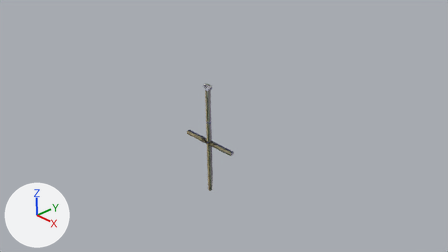
What one commit did to the Blender file Blender/arkanoid.blend.
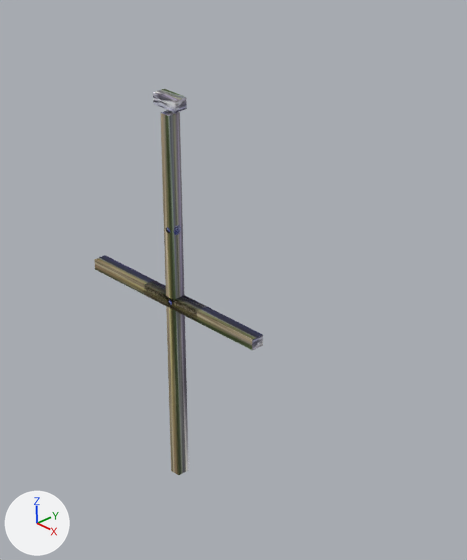
Old and new are each drawn from the file's camera 'Camera' and again close up on the part from 36% to 65% of the width and 23% to 85% of the height. The axes (+X, +Y, +Z) are drawn at lower left. The lights are the same throughout. The same objects are shown in both versions, whatever each file hides.
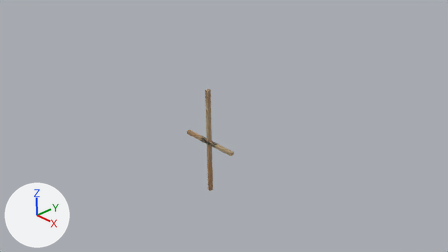
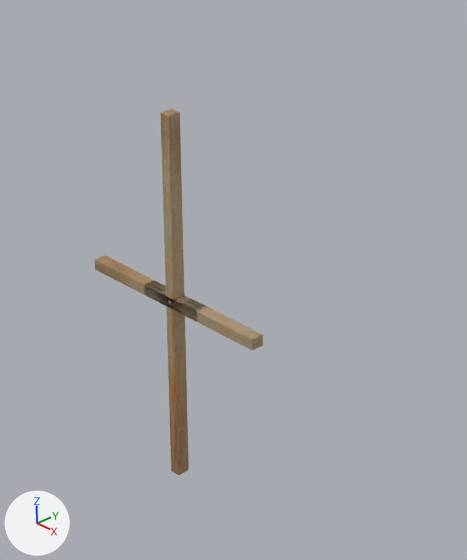
Where the newer file only moved an object's origin or applied its transform, the numbers keep the older frame.

What the commit changed:
Picture 'arkanoid_brick.png' (img_arkanoid_brick_png) is new.
Picture 'arkanoid_side_wall.001' (img_arkanoid_side_wall_001) is new.
Material 'arkanoid_brick.png' (mat_arkanoid_brick_png) is new.
Its texture is img_arkanoid_brick_png.
Material 'arkanoid_side_wall.001' (mat_arkanoid_side_wall_001) is new.
Its texture is img_arkanoid_side_wall_001.
me_cube_005 has 8 vertices, 6 faces and spans x -0.715..0.715, y -0.045..0.045, z -0.038..0.038.
me_cube_005 is used by ob_cube_005; location (0.0, 0.0, 0.0); scale (1.05, 1.0, 1.0).
me_cube_005 no longer uses material mat_arkanoid_ball (picture img_arkanoid_ball).
me_cube_005 part 1: texture (UV) coordinates of 6 of 6 faces, centred in x -0.715..0.715, y -0.045..0.045, z -0.038..0.038, changed; they spanned u 0.17..0.29, v 0.42..0.51 and now span u 0.04..1.33, v 0.5..0.99.
me_cube_005 now uses material mat_arkanoid_side_wall_001 (picture img_arkanoid_side_wall_001).
me_cube_000 has 8 vertices, 6 faces and spans x -0.04..0.04, y -0.05..0.05, z -1.3..1.3.
me_cube_000 is used by ob_cube_004; location (0.0, 0.0, 0.0).
me_cube_000 no longer uses material mat_arkanoid_ball (picture img_arkanoid_ball).
me_cube_000 part 2: texture (UV) coordinates of 6 of 6 faces, centred in x -0.04..0.04, y -0.05..0.05, z -1.3..1.3, changed; they spanned u 0.17..0.29, v 0.42..0.51 and now span u 0.0..0.99, v 0.0..1.0.
me_cube_000 now uses material mat_arkanoid_side_wall_001 (picture img_arkanoid_side_wall_001).
me_cube_003 has 8 vertices, 6 faces and spans x -1.0..1.0, y -1.0..1.0, z -1.0..1.0.
me_cube_003 is used by ob_cube_002; location (0.0, 0.0, 1.372); scale (0.1, 0.045, 0.0377).
me_cube_003 no longer uses material mat_arkanoid_ball (picture img_arkanoid_ball).
me_cube_003 part 3: the whole mesh is moved by (0.0, 0.0, -36.42).
me_cube_003 now uses material mat_arkanoid_brick_png (picture img_arkanoid_brick_png).
Object 'Icosphere' (ob_icosphere) moves from (0.0, 0.0, 0.515) to (0.0, 0.0, 0.0).

Changed parts and their boxes [x1, y1, x2, y2] in the close-ups (467 x 560 px):
'Cube.004', recoloured, surface changed: [161, 109, 189, 475] in both
'Cube.005', recoloured, surface changed: [95, 255, 263, 350] in both
'Cube.002', recoloured, mesh moved: before [153, 89, 187, 113]; after [160, 290, 191, 314]
'Icosphere', moved: before [166, 225, 181, 235]; after [168, 300, 172, 306]
part 2 of me_cube_000, surface changed: before [161, 110, 189, 475]; after [161, 109, 189, 475]
